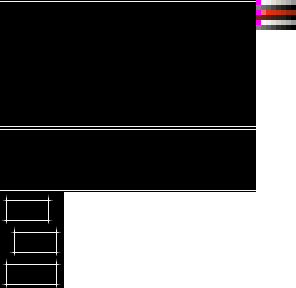
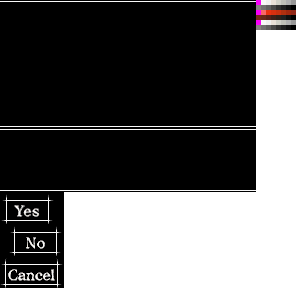
Layer changes from the first 296px x 288px image to the second:
painted on "Layer 1" over <box>0,205,63,288</box>
